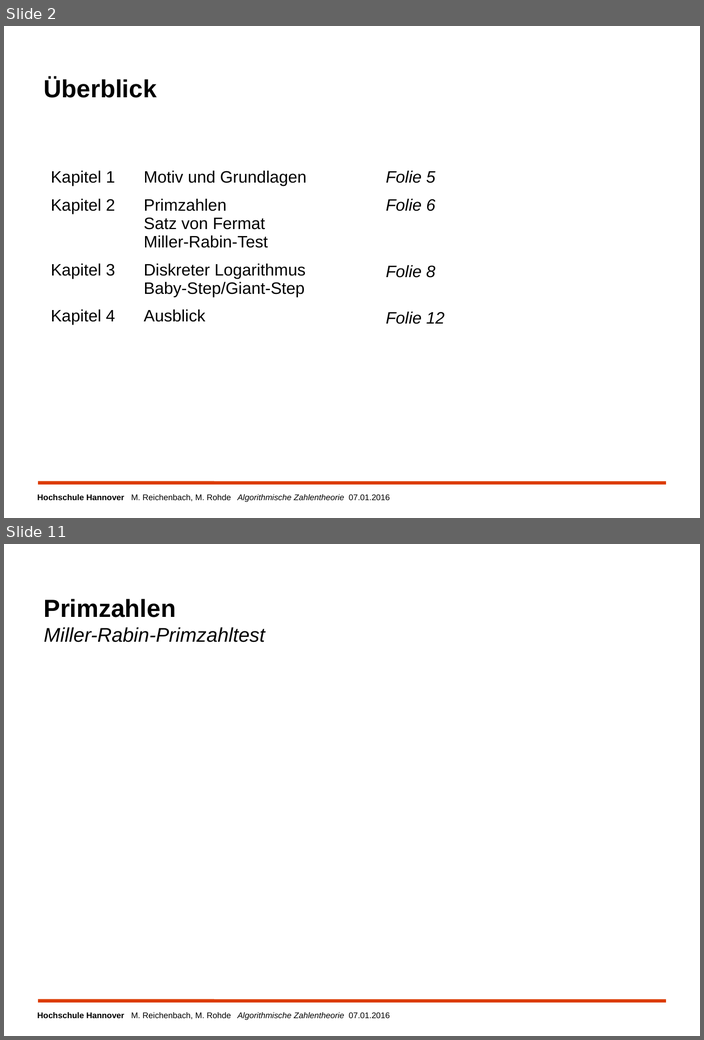
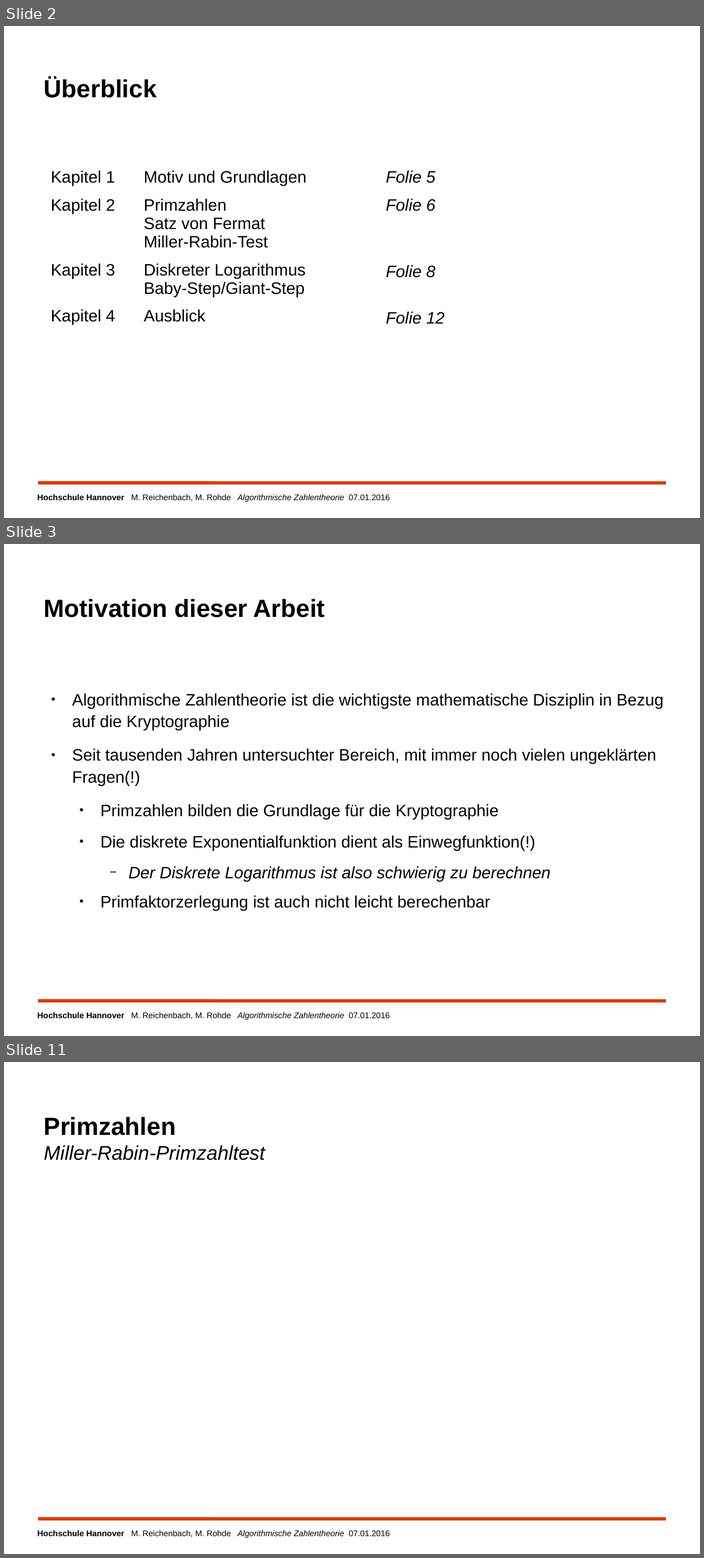
Before and after one commit to MReichenbach/SeminarAK, a slide deck: vortrag/AuKSeminarZahlentheorie.odp. Shown one above the other, each under a label of ours: slides 2 and 11 before the commit, slides 2, 3 and 11 after it; the slides between them are not shown. The pictures are 704x1040 and 704x1558 pixels, drawn with LibreOffice and Linux fonts; fonts in the diff are those of the drawing; background and template pictures are left out. Boxes give left, top, right and bottom in pixels: in the first picture for what was removed or moved away, otherwise in the second. Text is boxed around its words. In the diff, an @@ line names an element or a change of style, - is before the commit and + after.

```diff
--- a/vortrag/AuKSeminarZahlentheorie.odp
+++ b/vortrag/AuKSeminarZahlentheorie.odp
@@ slide 3 added at (4,544,700,1036), background #FFFFFF; not listed: 2 template elements that a slide beside it also shows @@
@@ title added at (44,599,325,617), 30 pt, text #000000, bold @@
+Motivation dieser Arbeit
@@ text added at (72,693,663,910), 20 pt, text #000000 @@
+● Algorithmische Zahlentheorie ist die wichtigste mathematische Disziplin in Bezug auf die Kryptographie
+● Seit tausenden Jahren untersuchter Bereich, mit immer noch vielen ungeklärten Fragen(!)
+  ● Primzahlen bilden die Grundlage für die Kryptographie
+  ● Die diskrete Exponentialfunktion dient als Einwegfunktion(!)
+    − Der Diskrete Logarithmus ist also schwierig zu berechnen
+  ● Primfaktorzerlegung ist auch nicht leicht berechenbar
```
Also in this commit, not shown: 4 slides changed, 4 other slides added, 4 slides removed, 2 other files.
